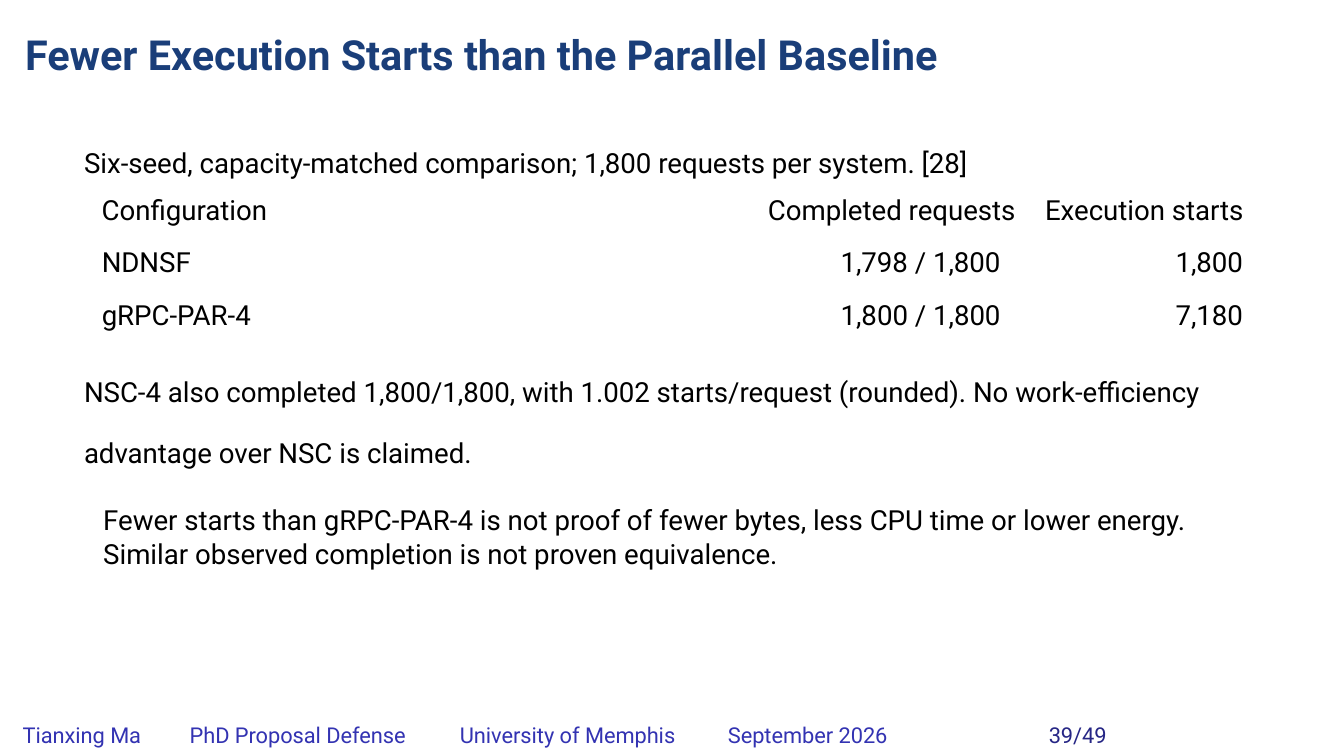
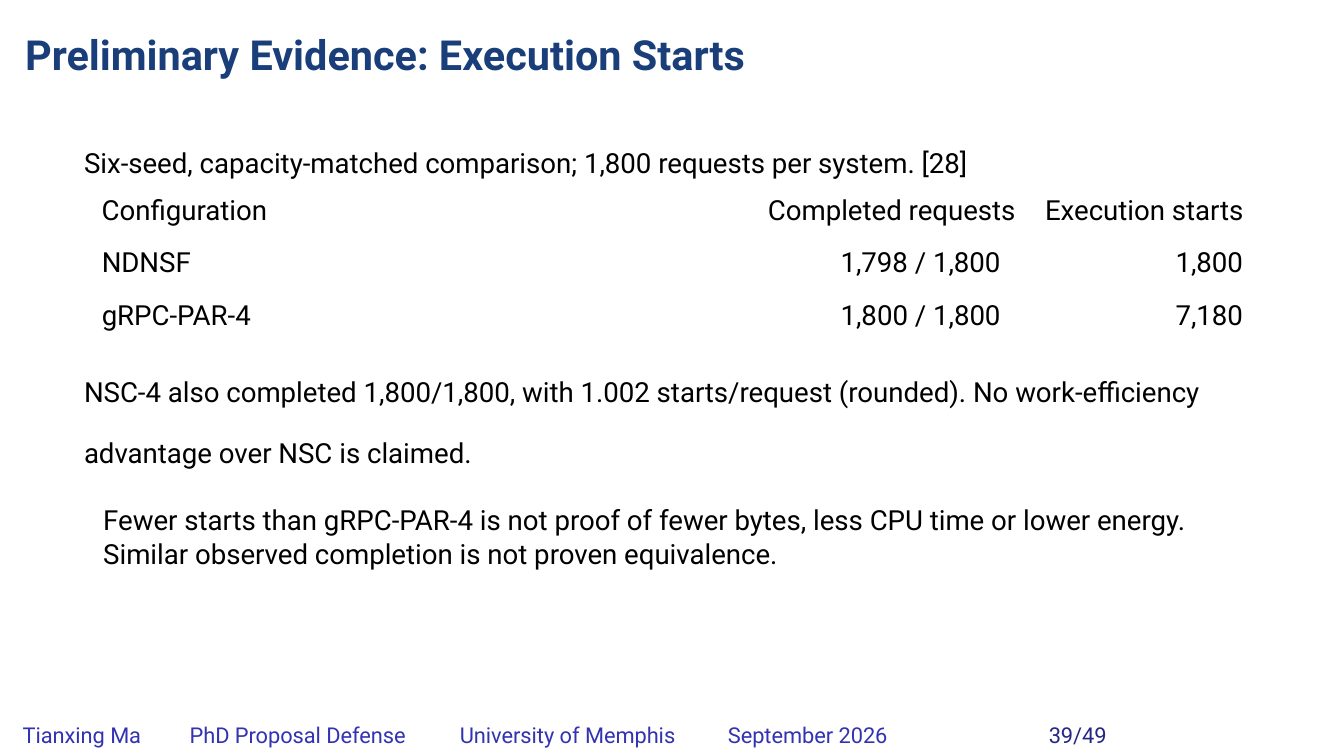
Before and after one commit to matianxing1992/NDN_Service_Framework, a slide deck: slide 39 of docs/PAPER/proposal-defense/slides/NDNSF_proposal_hybrid_editable.pptx. Drawn at 1344x756 pixels with LibreOffice and Linux fonts; fonts in the diff are those of the drawing; background and template pictures are left out. Boxes give left, top, right and bottom in pixels: in the first picture for what was removed or moved away, otherwise in the second. Text is boxed around its words. In the diff, an @@ line names an element or a change of style, - is before the commit and + after.

```diff
--- a/docs/PAPER/proposal-defense/slides/NDNSF_proposal_hybrid_editable.pptx
+++ b/docs/PAPER/proposal-defense/slides/NDNSF_proposal_hybrid_editable.pptx
@@ text at [25, 39, 745, 79]: text changed @@
-Fewer Execution Starts than the Parallel Baseline
+Preliminary Evidence: Execution Starts
```
Also in this commit, not shown: 10 other slides changed, 23 other files.
